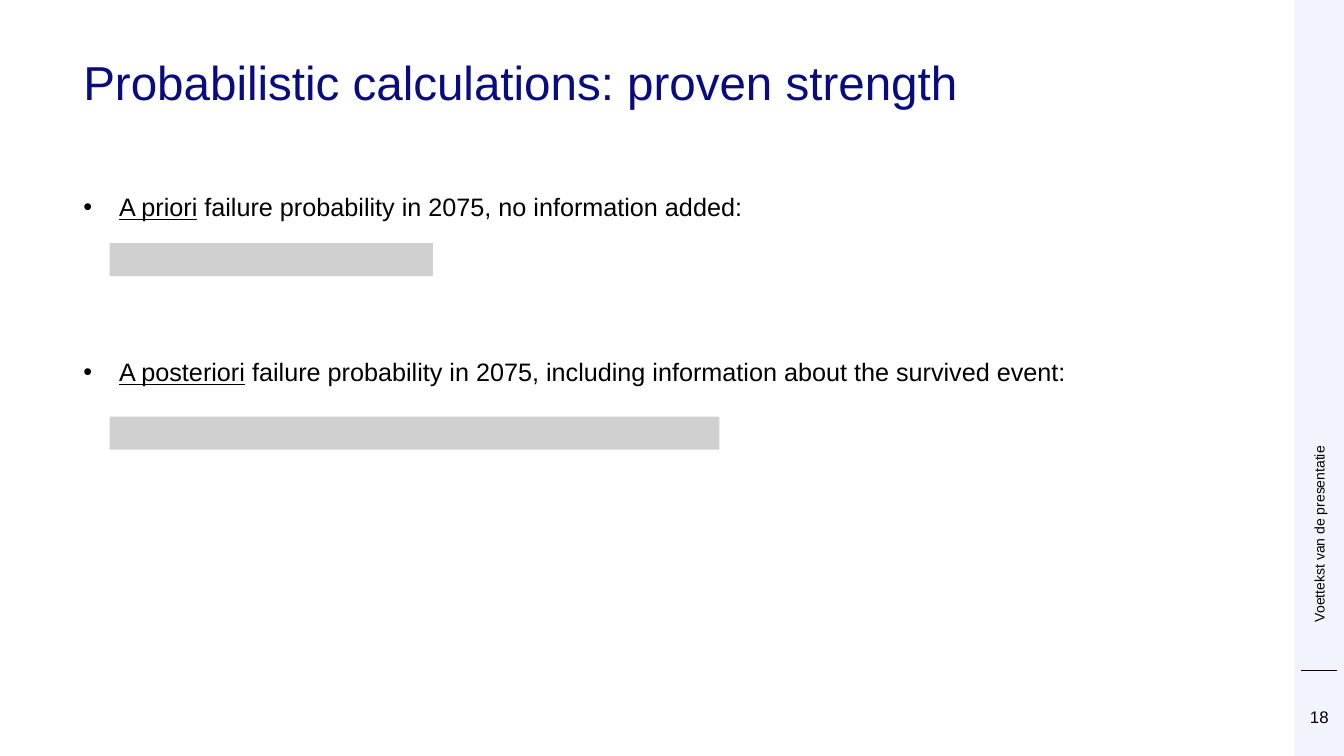
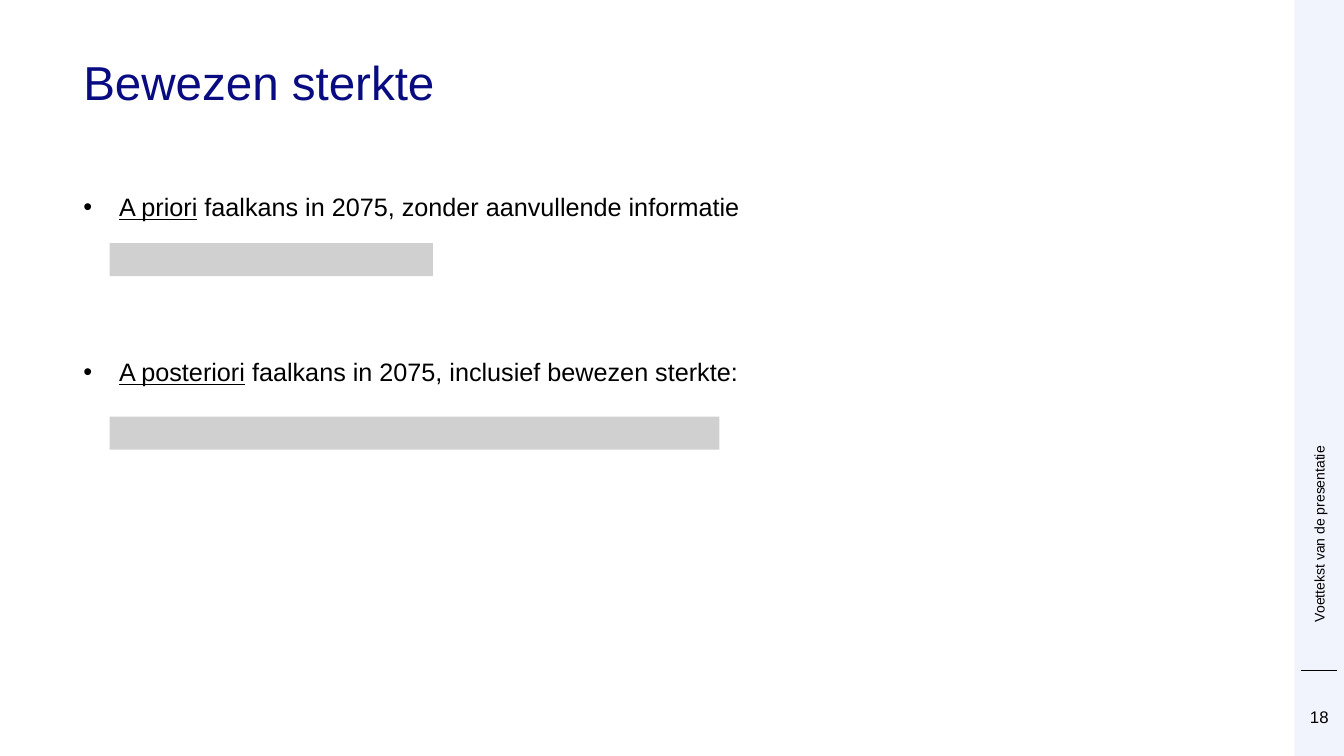
Before and after one commit to Deltares/ProbabilisticLibrary, a slide deck: slide 18 of sources/Deltares.Probabilistic.PWrapper.Examples/kratos/Prob Kratos DSD.pptx. Drawn at 1344x756 pixels with LibreOffice and Linux fonts; fonts in the diff are those of the drawing; grey boxes stand for pictures; background and template pictures are left out. Boxes give left, top, right and bottom in pixels: in the first picture for what was removed or moved away, otherwise in the second. Text is boxed around its words. In the diff, an @@ line names an element or a change of style, - is before the commit and + after.

```diff
--- a/sources/Deltares.Probabilistic.PWrapper.Examples/kratos/Prob Kratos DSD.pptx
+++ b/sources/Deltares.Probabilistic.PWrapper.Examples/kratos/Prob Kratos DSD.pptx
@@ title at box(83, 65, 435, 101): text changed @@
-Probabilistic calculations: proven strength
+Bewezen sterkte
@@ text at box(119, 197, 740, 387): text changed @@
-• A priori failure probability in 2075, no information added:
-• A posteriori failure probability in 2075, including information about the survived event:
+• A priori faalkans in 2075, zonder aanvullende informatie
+• A posteriori faalkans in 2075, inclusief bewezen sterkte:
```
Also in this commit, not shown: 18 other slides changed.
